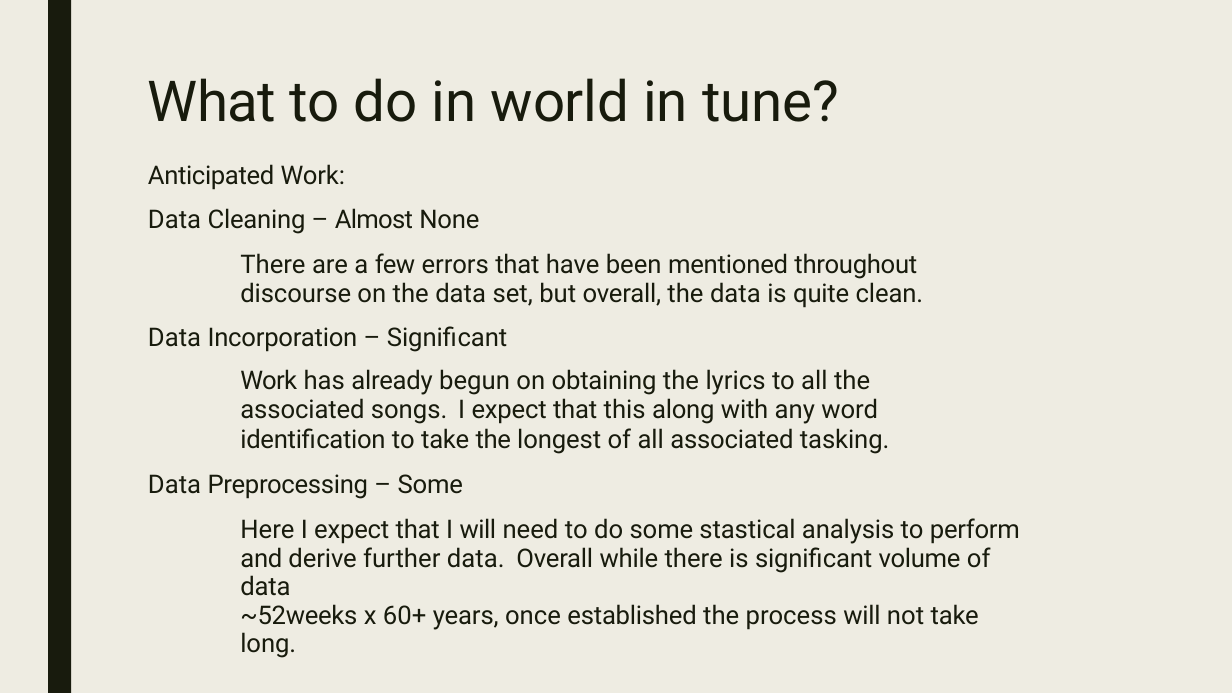
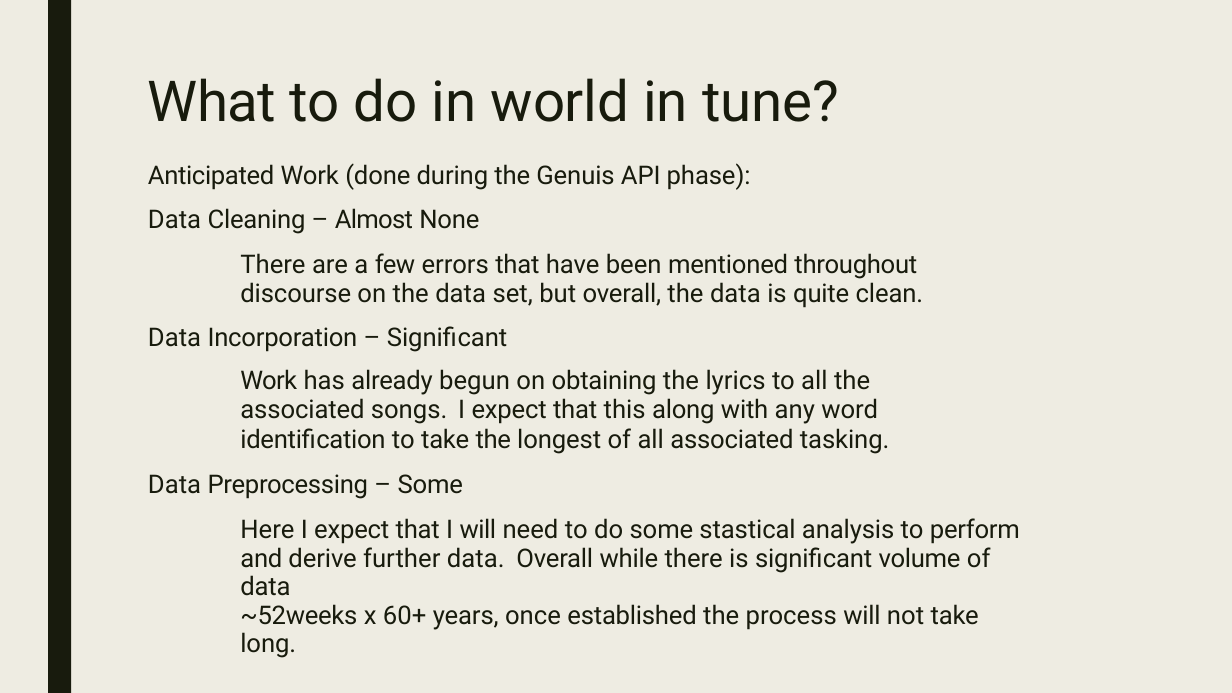
Before and after one commit to gaitocole/Final_Project, a slide deck: slide 4 of Group2_MusicWordsSlap_Part6.pptx. Drawn at 1232x693 pixels with LibreOffice and Linux fonts; fonts in the diff are those of the drawing. Boxes give left, top, right and bottom in pixels: in the first picture for what was removed or moved away, otherwise in the second. Text is boxed around its words. In the diff, an @@ line names an element or a change of style, - is before the commit and + after.

```diff
--- a/Group2_MusicWordsSlap_Part6.pptx
+++ b/Group2_MusicWordsSlap_Part6.pptx
@@ text at box(148, 163, 751, 190): text changed @@
-Anticipated Work:
+Anticipated Work (done during the Genuis API phase):
```
Also in this commit, not shown: 2 other slides changed, 2 other files.
